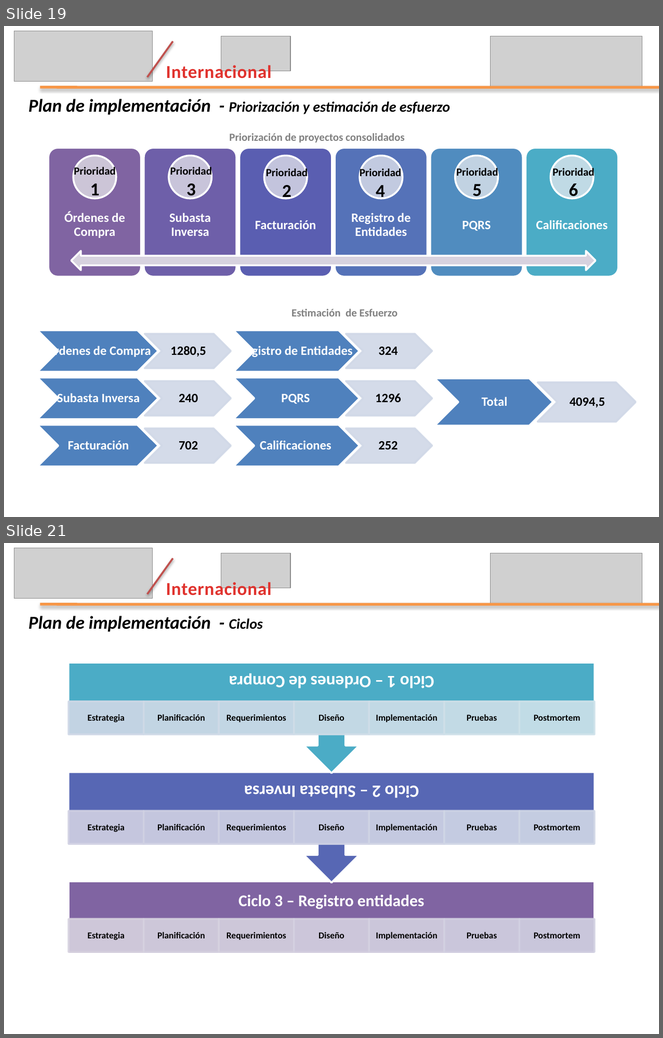
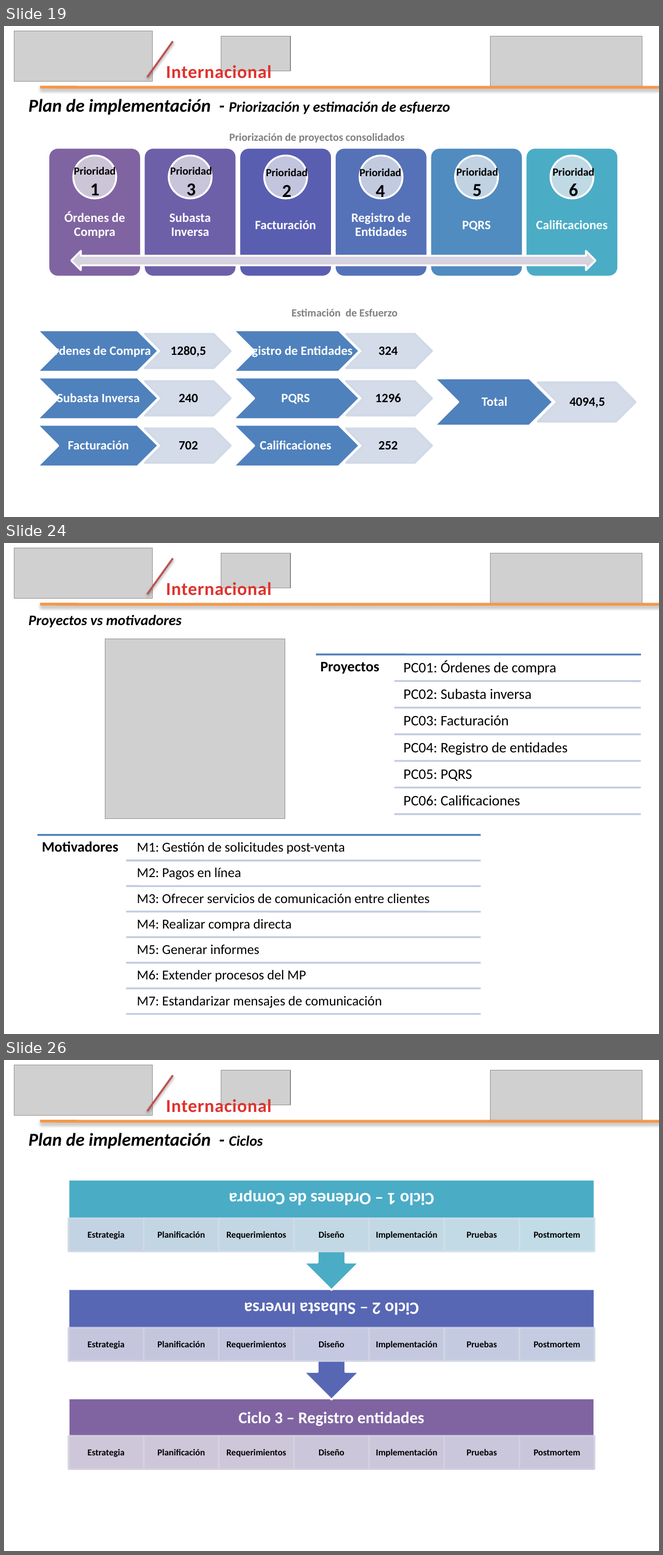
Before and after one commit to leseroth/ingenium-managment, a slide deck: CSOF5200 Proyecto 2/0727PresentacionIngenium.pptx. Shown one above the other, each under a label of ours: slides 19 and 21 before the commit, slides 19, 24 and 26 after it; the slides between them are not shown. The pictures are 663x1038 and 663x1555 pixels, drawn with LibreOffice and Linux fonts; fonts in the diff are those of the drawing; grey boxes stand for pictures. Boxes give left, top, right and bottom in pixels: in the first picture for what was removed or moved away, otherwise in the second. Text is boxed around its words. In the diff, an @@ line names an element or a change of style, - is before the commit and + after.

```diff
--- a/CSOF5200 Proyecto 2/0727PresentacionIngenium.pptx
+++ b/CSOF5200 Proyecto 2/0727PresentacionIngenium.pptx
@@ slide 24 added at bbox=[4, 543, 659, 1034], background #FFFFFF @@
@@ picture added at bbox=[14, 548, 153, 599] @@
@@ line added from (148, 594) to (173, 558), #C0504D 2 pt @@
@@ picture added at bbox=[221, 553, 291, 588] @@
@@ picture added at bbox=[490, 553, 642, 604] @@
@@ text added at bbox=[166, 580, 272, 596], 20 pt, text gradient #E0322D to #A2201C, bold @@
+Internacional
@@ line added from (40, 604) to (659, 604), #F79646 3 pt @@
@@ text added at bbox=[28, 615, 181, 628], 16 pt, text #000000, bold, italic @@
+Proyectos vs motivadores
@@ picture added at bbox=[105, 639, 285, 819] @@
@@ group added at bbox=[316, 654, 641, 814]: 7 lines, 7 texts @@
+Proyectos
+PC01: Órdenes de compra
+PC02: Subasta inversa
+PC03: Facturación
+PC04: Registro de entidades
+PC05: PQRS
+PC06: Calificaciones
@@ group added at bbox=[37, 835, 481, 1014]: 8 lines, 8 texts @@
+Motivadores
+M1: Gestión de solicitudes post-venta
+M2: Pagos en línea
+M3: Ofrecer servicios de comunicación entre clientes
+M4: Realizar compra directa
+M5: Generar informes
+M6: Extender procesos del MP
+M7: Estandarizar mensajes de comunicación
@@ what was slide 21 is now slide 26 @@
```
Also in this commit, not shown: 4 slides changed, 3 other slides added.
